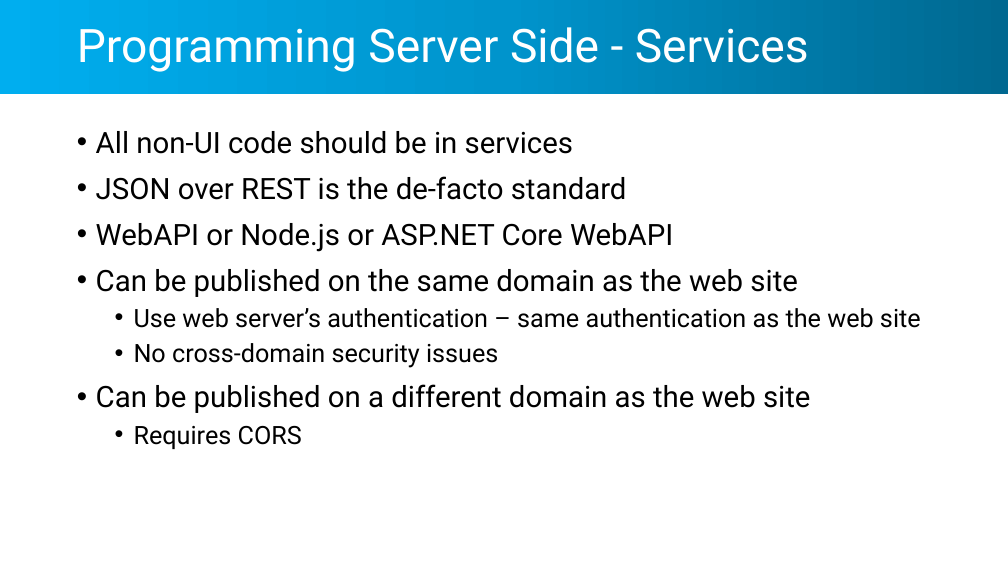
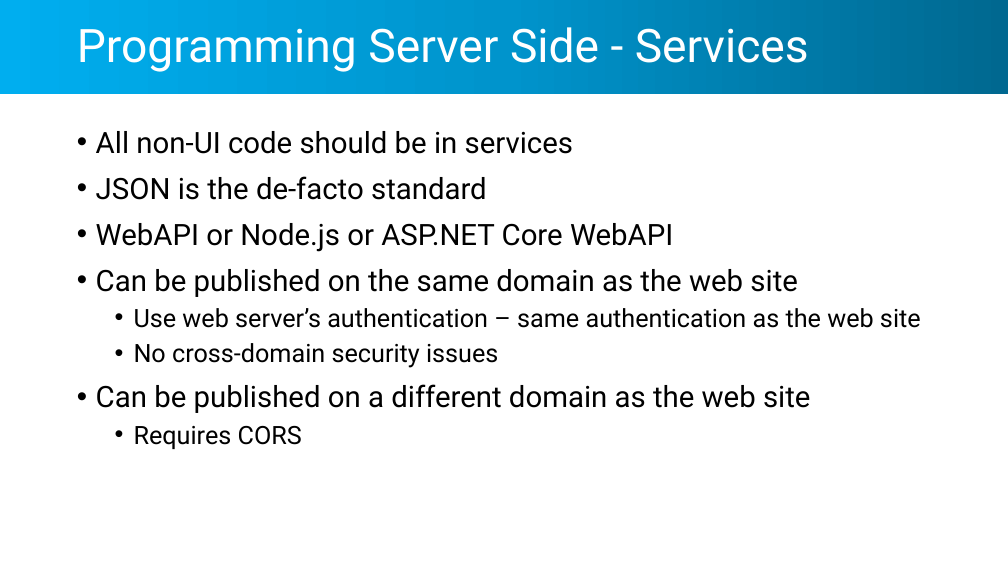
Before and after one commit to kahanu/AzureBootcamp2017, a slide deck: slide 18 of Azure-Bootcamp-Los-Angeles-April-2017.pptx. Drawn at 1008x567 pixels with LibreOffice and Linux fonts; fonts in the diff are those of the drawing; background and template pictures are left out. Boxes give left, top, right and bottom in pixels: in the first picture for what was removed or moved away, otherwise in the second. Text is boxed around its words. In the diff, an @@ line names an element or a change of style, - is before the commit and + after.

```diff
--- a/Azure-Bootcamp-Los-Angeles-April-2017.pptx
+++ b/Azure-Bootcamp-Los-Angeles-April-2017.pptx
@@ text at bbox=[96, 176, 487, 200]: text changed @@
-• JSON over REST is the de-facto standard
+• JSON is the de-facto standard
```
Also in this commit, not shown: 3 other slides changed.
